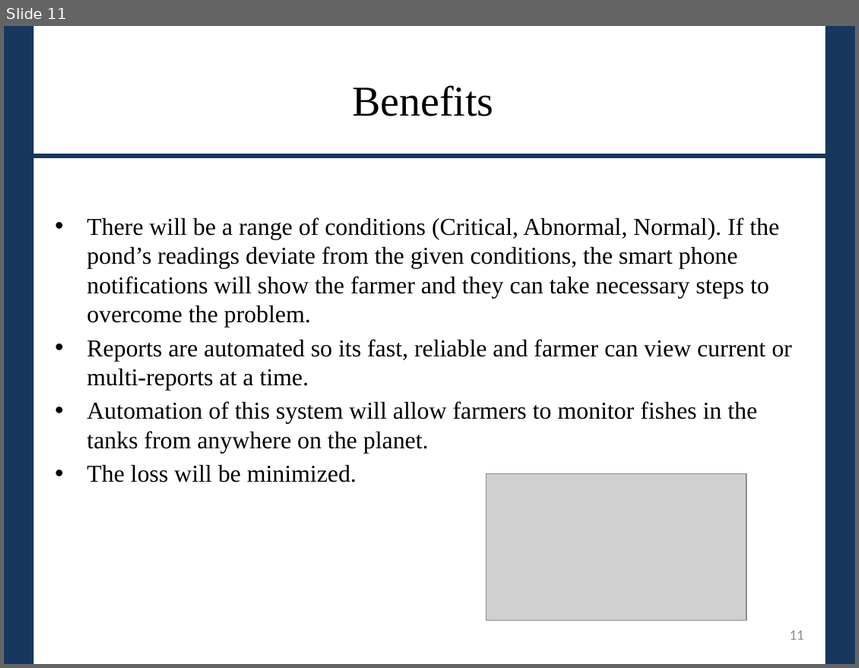
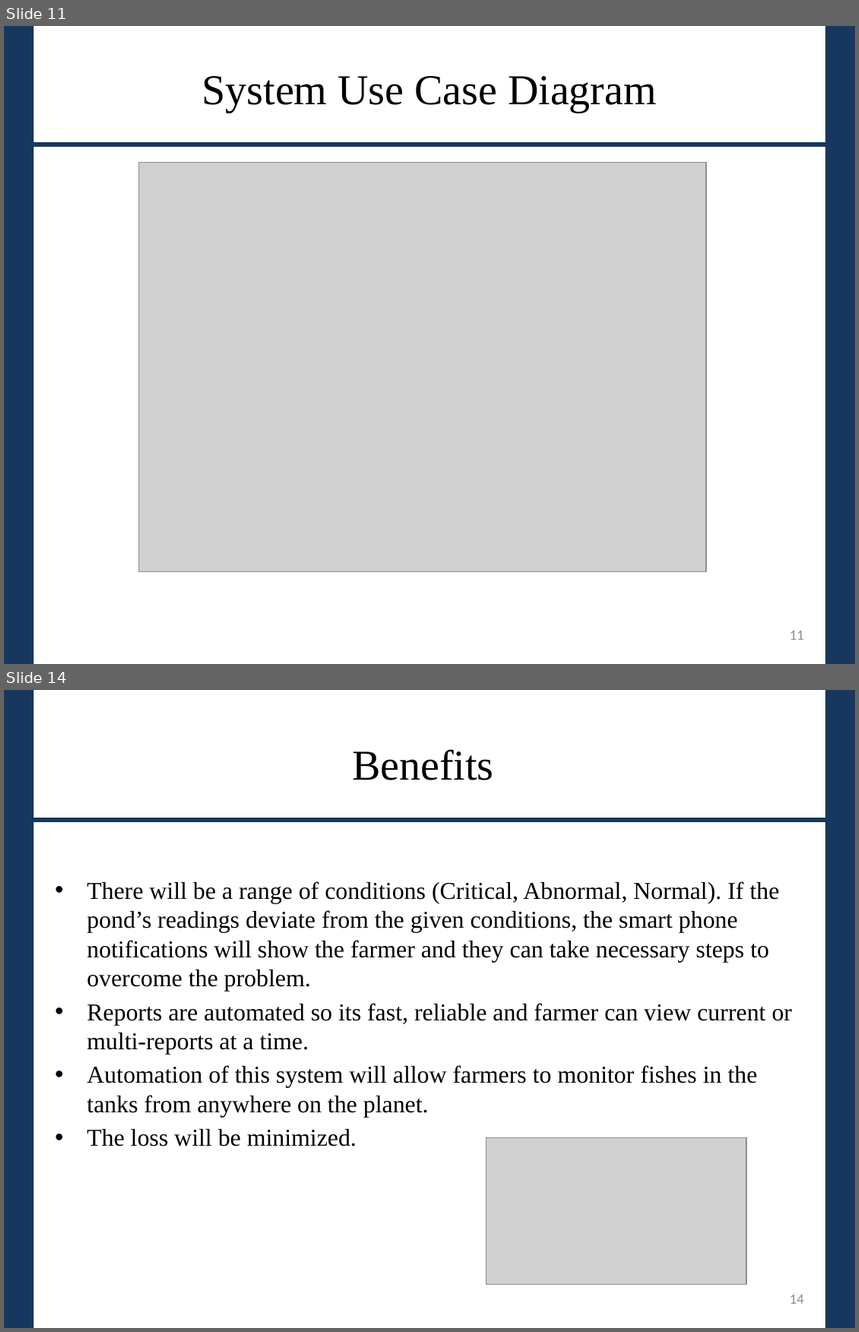
Before and after one commit to eqrakhattak/smart-biofloc-monitoring, a slide deck: Smart Bio Floc Monitoring Presentation.ppt. Shown one above the other, each under a label of ours: slide 11 before the commit, slides 11 and 14 after it; the slides between them are not shown. The pictures are 859x668 and 859x1332 pixels, drawn with LibreOffice and Linux fonts; fonts in the diff are those of the drawing; grey boxes stand for pictures. Boxes give left, top, right and bottom in pixels: in the first picture for what was removed or moved away, otherwise in the second. Text is boxed around its words. In the diff, an @@ line names an element or a change of style, - is before the commit and + after.

```diff
--- a/Smart Bio Floc Monitoring Presentation.ppt
+++ b/Smart Bio Floc Monitoring Presentation.ppt
@@ slide 11 added at (4,26,855,664), background #FFFFFF @@
@@ rectangle added at (4,26,32,664), fill #17375E, outline #17375E 2 pt @@
@@ rectangle added at (827,26,855,664), fill #17375E, outline #17375E 2 pt @@
@@ text added at (18,83,848,154), 44 pt, text #17375E, underline @@
+_______________________________
@@ title added at (202,76,657,112), 36 pt, text #000000 @@
+System Use Case Diagram
@@ picture added at (139,162,706,572) @@
@@ page number added at (790,631,804,640), 12 pt, text #8C8C8C @@
+11
@@ what was slide 11 is now slide 14 @@
@@ page number at (790,1295,804,1304): text changed @@
-11
+14
```
Also in this commit, not shown: 1 slide changed, 4 other slides added, 1 slide removed.
